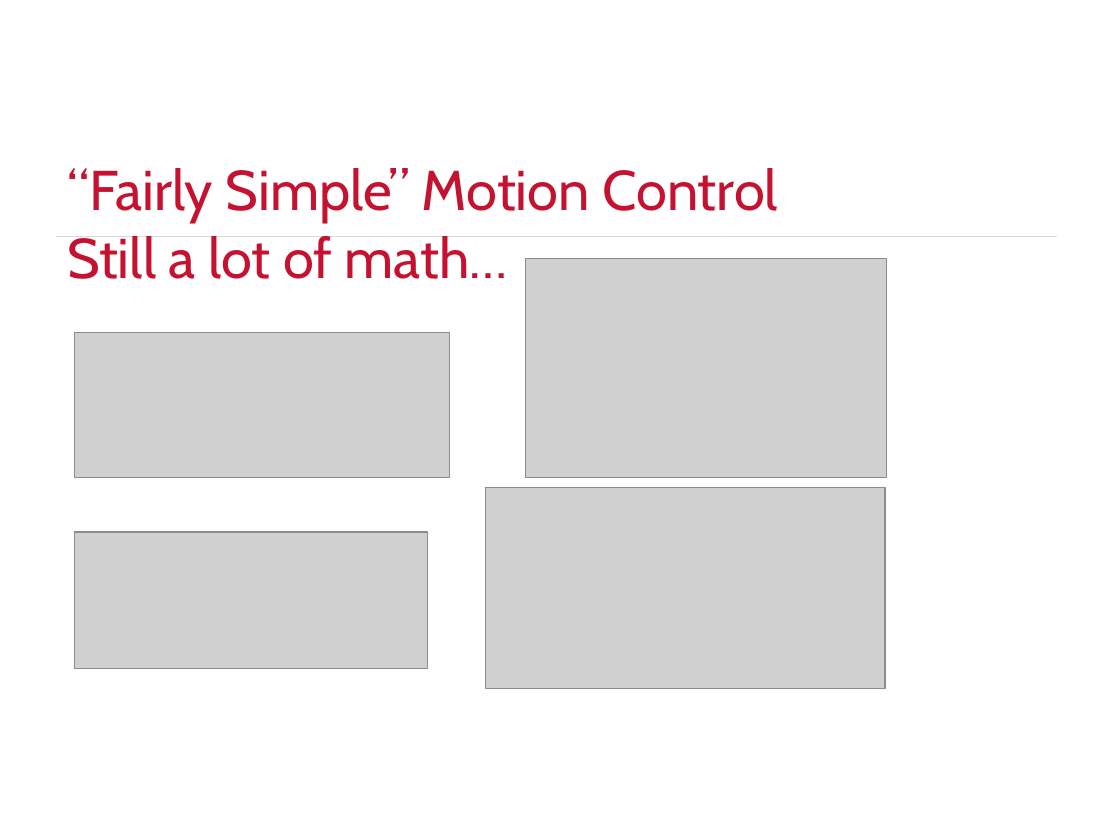
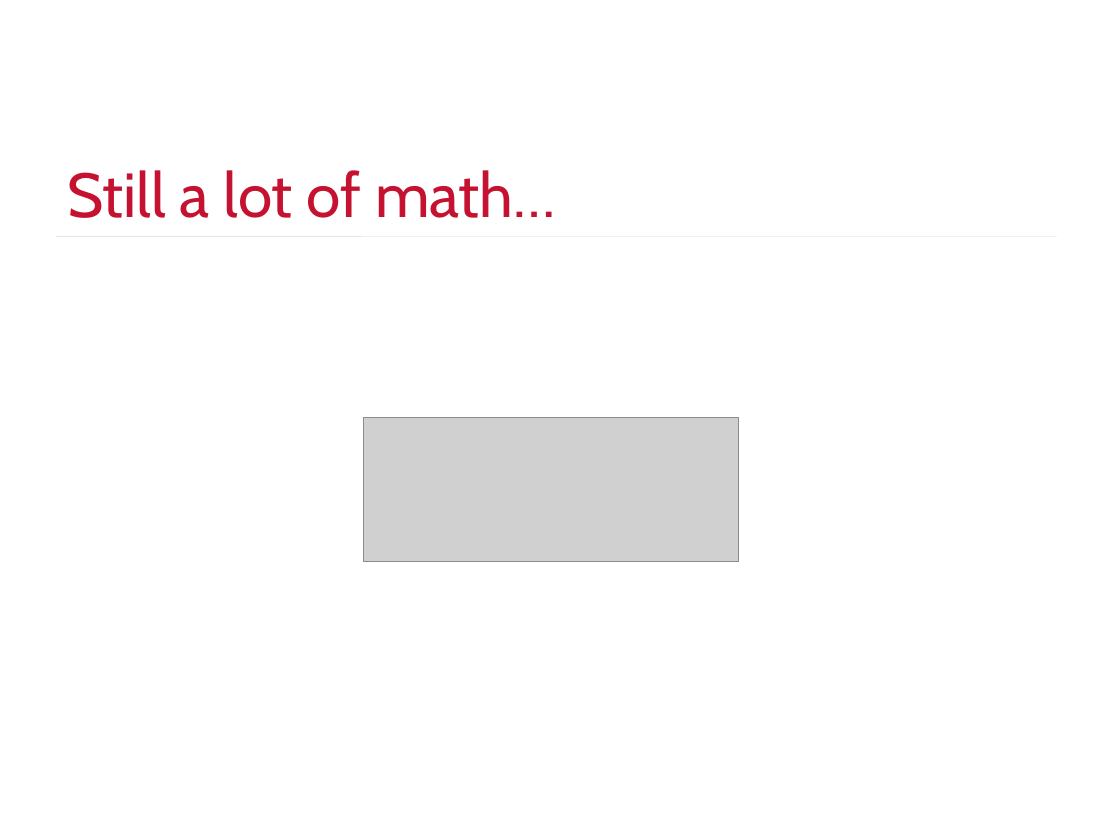
Before and after one commit to justinengler/BruteController, a slide deck: slide 9 of Automated PIN Cracking.pptx (slide 11 before the commit). Drawn at 1120x840 pixels with LibreOffice and Linux fonts; fonts in the diff are those of the drawing; grey boxes stand for pictures; background and template pictures are left out. Boxes give left, top, right and bottom in pixels: in the first picture for what was removed or moved away, otherwise in the second. Text is boxed around its words. In the diff, an @@ line names an element or a change of style, - is before the commit and + after.

```diff
--- a/Automated PIN Cracking.pptx
+++ b/Automated PIN Cracking.pptx
@@ text at box(67, 170, 555, 218): text changed; size 36 to 40 pt @@
-“Fairly Simple” Motion Control
-Still a lot of math…
+Still a lot of math…
@@ line (56, 236) - (1057, 236): stroke #D9D9D9 0.25 pt to #D9D9D9 0.26 pt @@
@@ picture removed at box(525, 259, 886, 478) @@
@@ picture: place and size @@
-picture at box(75, 333, 450, 477)
+picture at box(364, 418, 739, 562)
@@ picture removed at box(485, 487, 885, 688) @@
@@ picture removed at box(75, 532, 428, 669) @@
```
Also in this commit, not shown: 17 other slides changed, 5 slides added, 7 slides removed.
